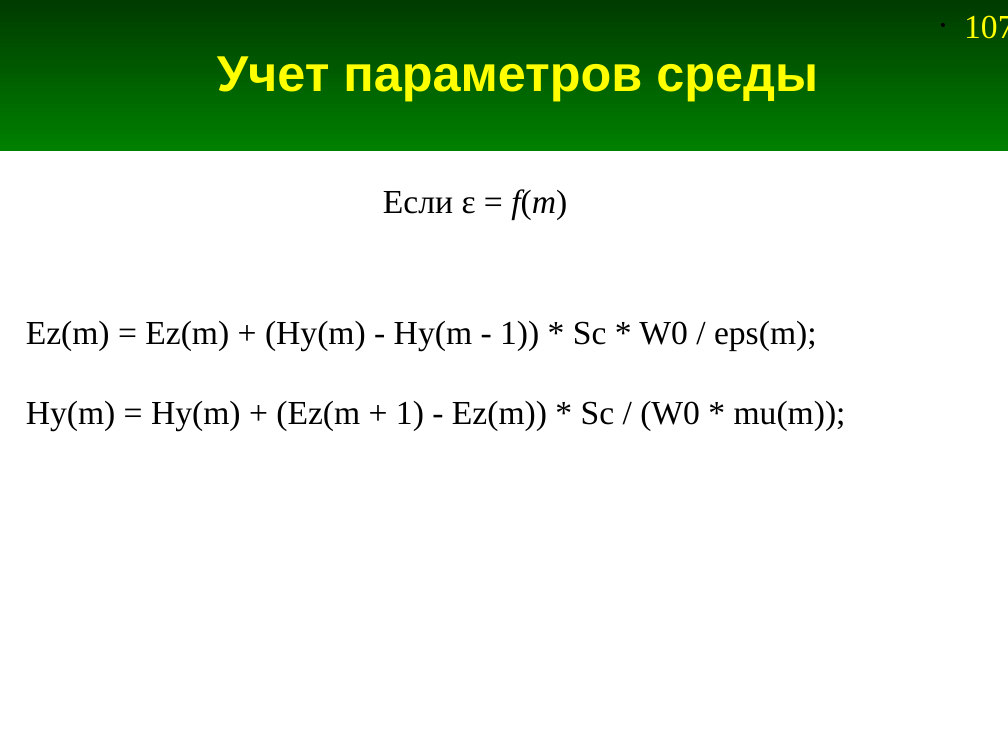
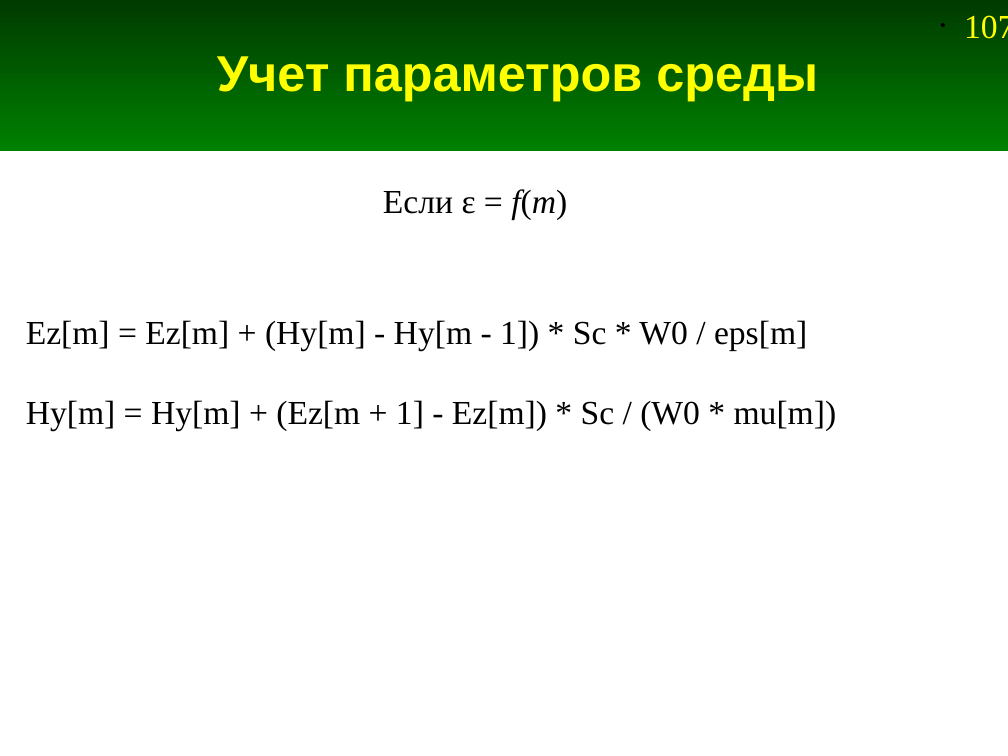
Before and after one commit to andris0147sv/modelling, a slide deck: slide 107 of presentations/2. FDTD.odp. Drawn at 1008x756 pixels with LibreOffice and Linux fonts; fonts in the diff are those of the drawing. Boxes give left, top, right and bottom in pixels: in the first picture for what was removed or moved away, otherwise in the second. Text is boxed around its words. In the diff, an @@ line names an element or a change of style, - is before the commit and + after.

```diff
--- a/presentations/2. FDTD.odp
+++ b/presentations/2. FDTD.odp
@@ text at <box>26,320,837,431</box>: text changed @@
-Ez(m) = Ez(m) + (Hy(m) - Hy(m - 1)) * Sc * W0 / eps(m);
-Hy(m) = Hy(m) + (Ez(m + 1) - Ez(m)) * Sc / (W0 * mu(m));
+Ez[m] = Ez[m] + (Hy[m] - Hy[m - 1]) * Sc * W0 / eps[m]
+Hy[m] = Hy[m] + (Ez[m + 1] - Ez[m]) * Sc / (W0 * mu[m])
```
Also in this commit, not shown: 12 other slides changed.
